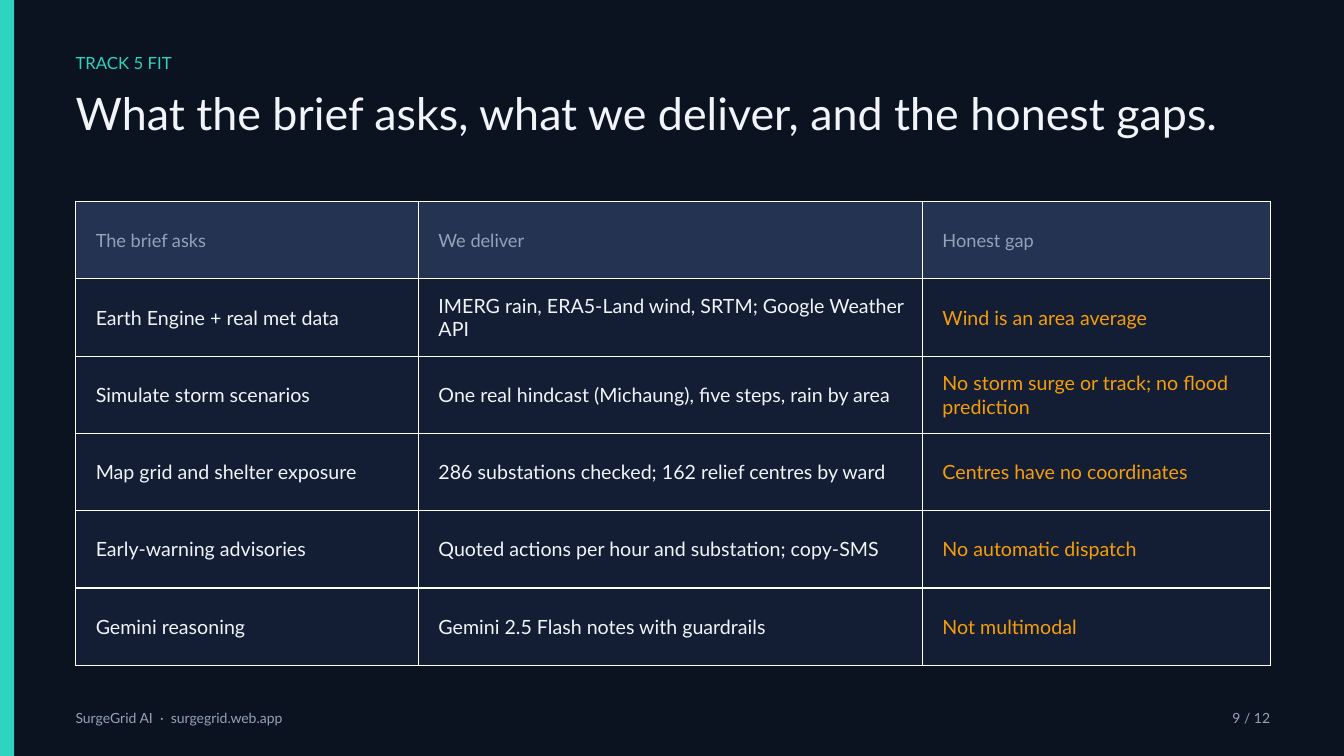
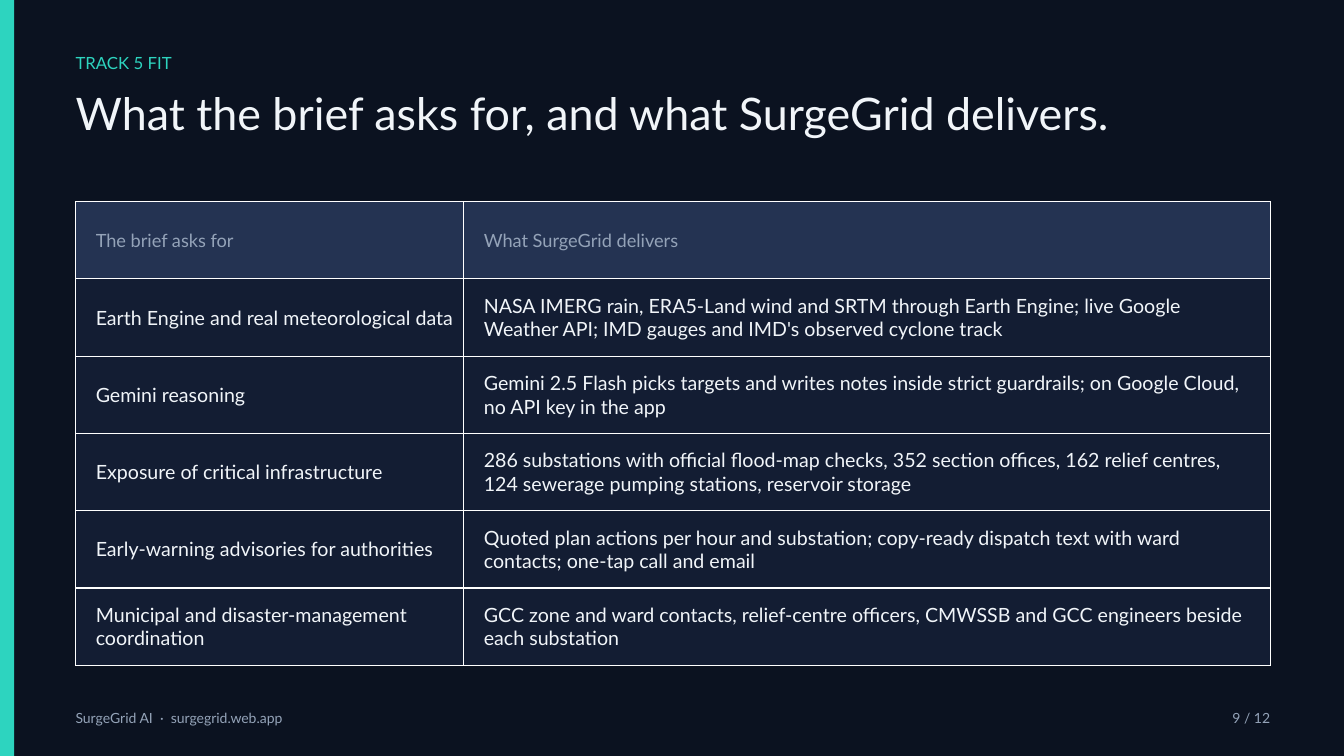
Before and after one commit to rsiva2294/surgegrid-ai, a slide deck: slide 9 of docs/SurgeGrid_AI_Deck.pptx. Drawn at 1344x756 pixels with LibreOffice and Linux fonts; fonts in the diff are those of the drawing. Boxes give left, top, right and bottom in pixels: in the first picture for what was removed or moved away, otherwise in the second. Text is boxed around its words. In the diff, an @@ line names an element or a change of style, - is before the commit and + after.

```diff
--- a/docs/SurgeGrid_AI_Deck.pptx
+++ b/docs/SurgeGrid_AI_Deck.pptx
@@ text at [76, 97, 1108, 138]: text changed @@
-What the brief asks, what we deliver, and the honest gaps.
+What the brief asks for, and what SurgeGrid delivers.
@@ table at [76, 202, 1270, 665] @@
-column 1: The brief asks | Earth Engine + real met data | Simulate storm scenarios | Map grid and shelter exposure | Early-warning advisories | Gemini reasoning
-column 2: We deliver | IMERG rain, ERA5-Land wind, SRTM; Google Weather API | One real hindcast (Michaung), five steps, rain by area | 286 substations checked; 162 relief centres by ward | Quoted actions per hour and substation; copy-SMS | Gemini 2.5 Flash notes with guardrails
-column 3: Honest gap | Wind is an area average | No storm surge or track; no flood prediction | Centres have no coordinates | No automatic dispatch | Not multimodal
+column 1: The brief asks for | Earth Engine and real meteorological data | Gemini reasoning | Exposure of critical infrastructure | Early-warning advisories for authorities | Municipal and disaster-management coordination
+column 2: What SurgeGrid delivers | NASA IMERG rain, ERA5-Land wind and SRTM through Earth Engine; live Google Weather API; IMD gauges and IMD's observed cyclone track | Gemini 2.5 Flash picks targets and writes notes inside strict guardrails; on Google Cloud, no API key in the app | 286 substations with official flood-map checks, 352 section offices, 162 relief centres, 124 sewerage pumping stations, reservoir storage | Quoted plan actions per hour and substation; copy-ready dispatch text with ward contacts; one-tap call and email | GCC zone and ward contacts, relief-centre officers, CMWSSB and GCC engineers beside each substation
```
Also in this commit, not shown: 9 other slides changed, 1 other file.
